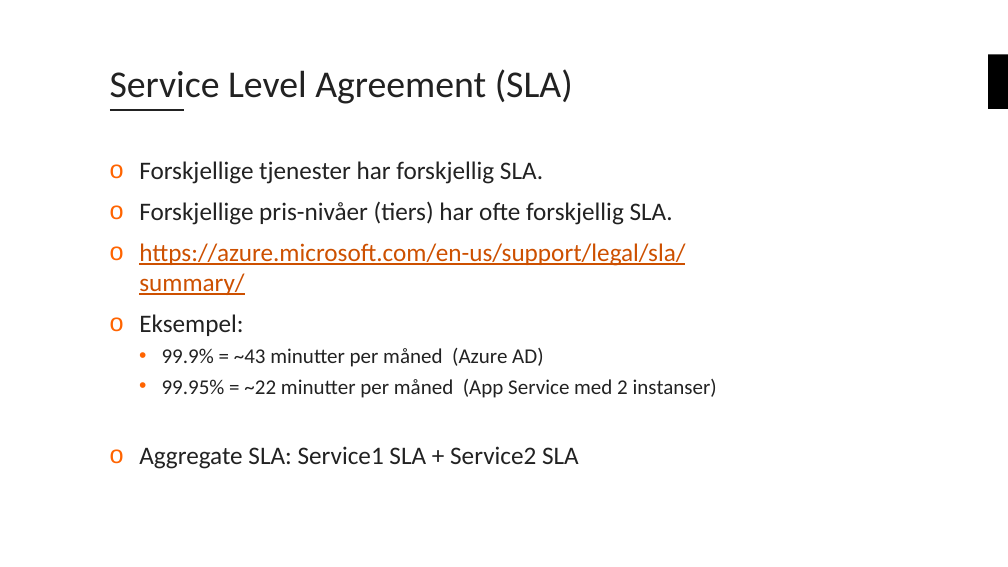
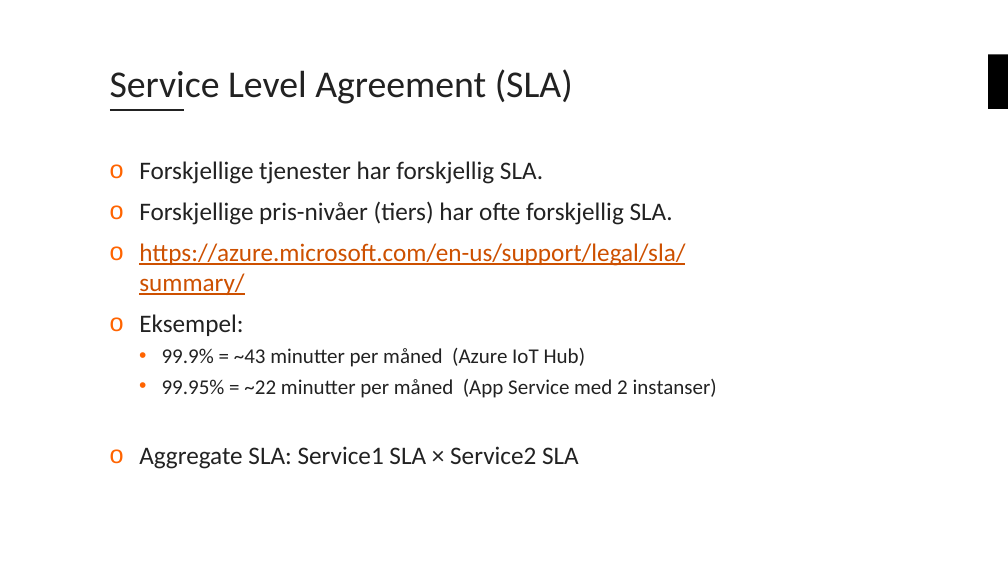
Before and after one commit to bouvet/azure-workshops, a slide deck: slide 16 of Workshop_1/Presentasjon/Azureskolen-Workshop#1.pptx. Drawn at 1008x567 pixels with LibreOffice and Linux fonts; fonts in the diff are those of the drawing; background and template pictures are left out. Boxes give left, top, right and bottom in pixels: in the first picture for what was removed or moved away, otherwise in the second. Text is boxed around its words. In the diff, an @@ line names an element or a change of style, - is before the commit and + after.

```diff
--- a/Workshop_1/Presentasjon/Azureskolen-Workshop#1.pptx
+++ b/Workshop_1/Presentasjon/Azureskolen-Workshop#1.pptx
@@ text at (162, 348, 586, 367): text changed @@
-  • 99.9% = ~43 minutter per måned (Azure AD)
+  • 99.9% = ~43 minutter per måned (Azure IoT Hub)
@@ text at (139, 446, 579, 469): text changed @@
-o Aggregate SLA: Service1 SLA + Service2 SLA
+o Aggregate SLA: Service1 SLA × Service2 SLA
```
Also in this commit, not shown: 5 other slides changed.
